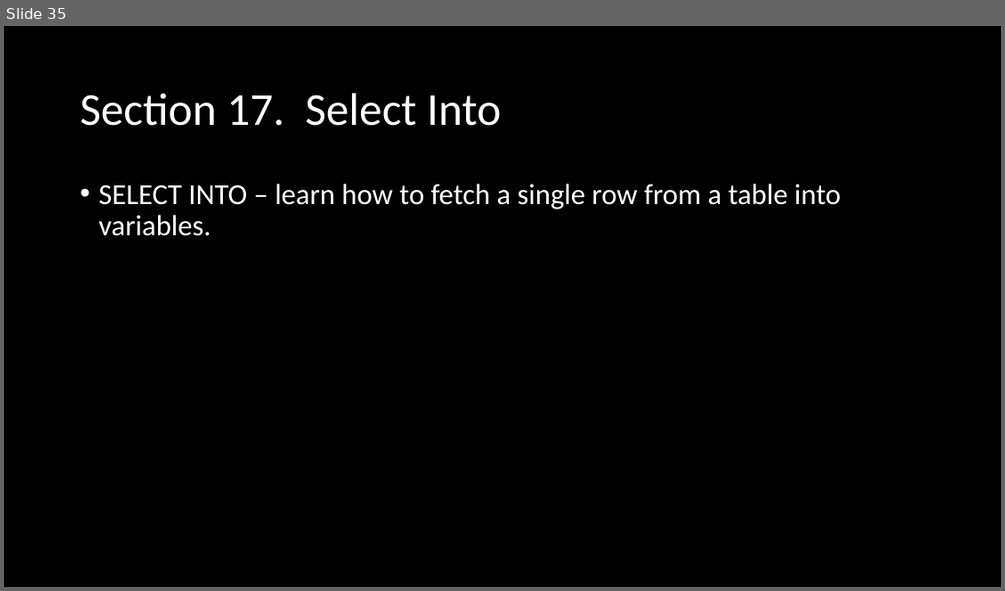
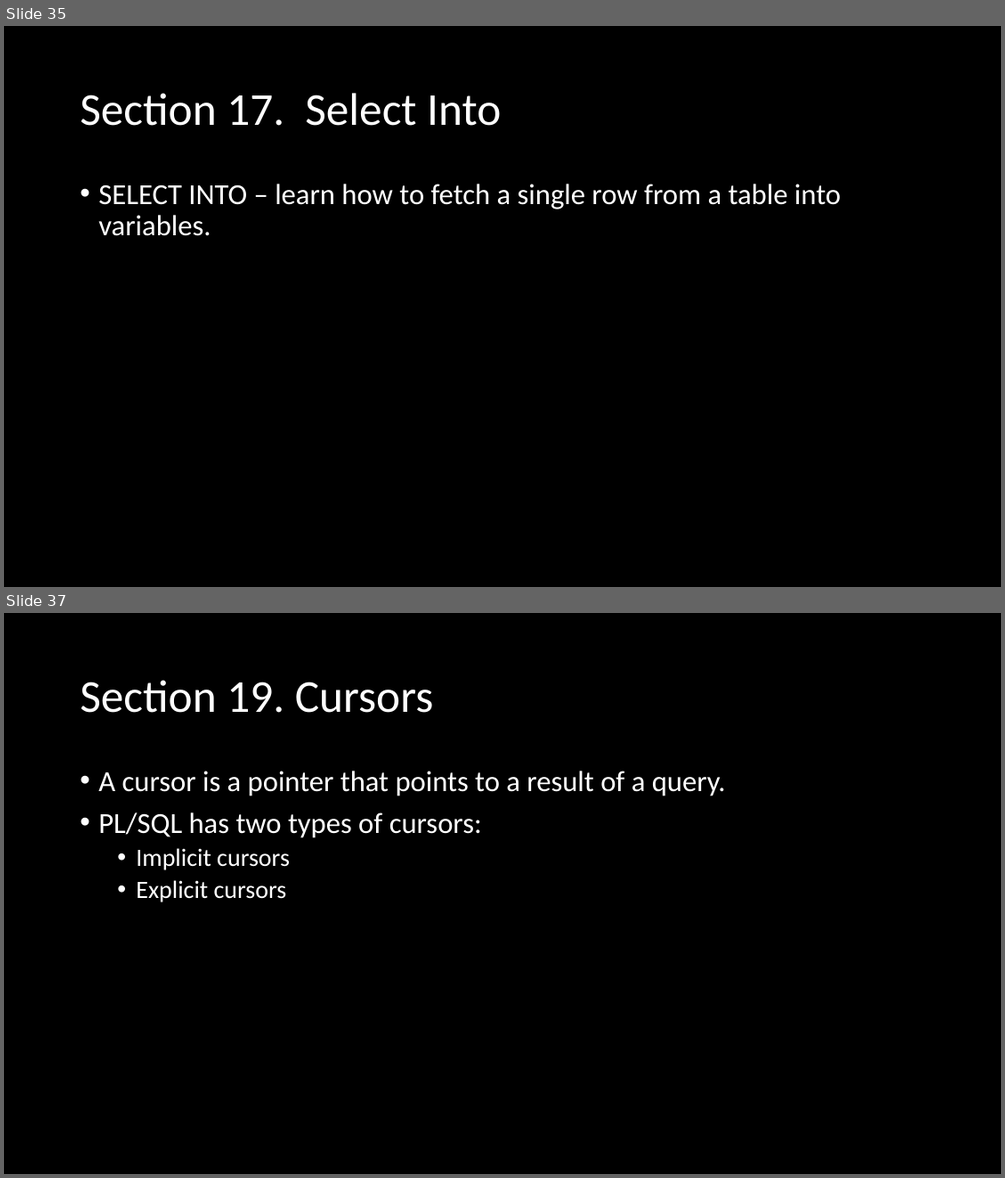
Before and after one commit to vivek-gohil/BharatBank-Oracle, a slide deck: Oracle-Vivek Gohil.pptx. Shown one above the other, each under a label of ours: slide 35 before the commit, slides 35 and 37 after it; the slides between them are not shown. The pictures are 1005x591 and 1005x1178 pixels, drawn with LibreOffice and Linux fonts; fonts in the diff are those of the drawing. Boxes give left, top, right and bottom in pixels: in the first picture for what was removed or moved away, otherwise in the second. Text is boxed around its words. In the diff, an @@ line names an element or a change of style, - is before the commit and + after.

```diff
--- a/Oracle-Vivek Gohil.pptx
+++ b/Oracle-Vivek Gohil.pptx
@@ slide 37 added at (4,613,1001,1174), background #000000 @@
@@ title added at (80,680,434,713), 44 pt, text #FFFFFF @@
+Section 19. Cursors
@@ text added at (98,771,726,902), 28 pt, text #FFFFFF @@
+• A cursor is a pointer that points to a result of a query.
+• PL/SQL has two types of cursors:
+  • Implicit cursors
+  • Explicit cursors
```
Also in this commit, not shown: 2 slides changed, 5 other slides added, 1 other file.
